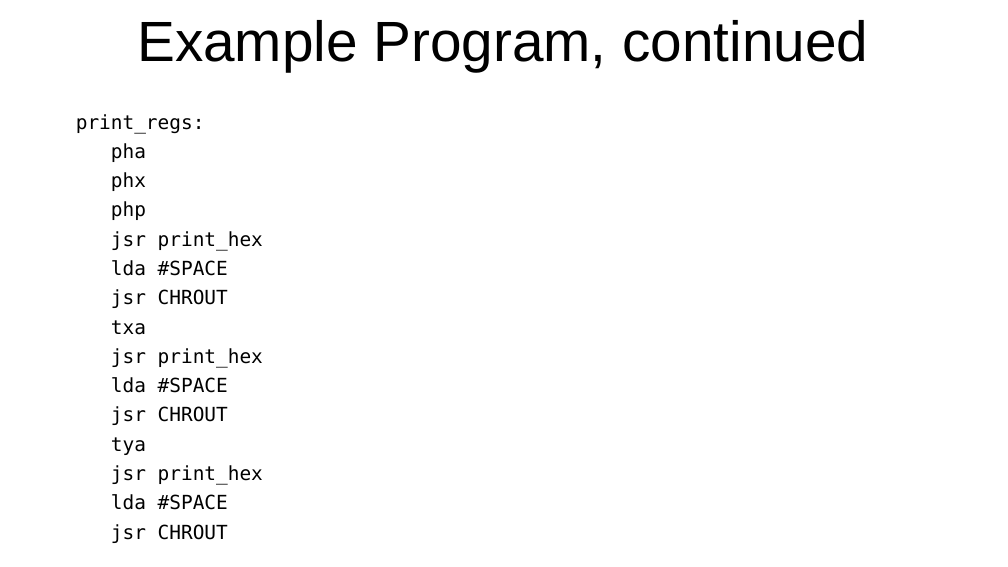
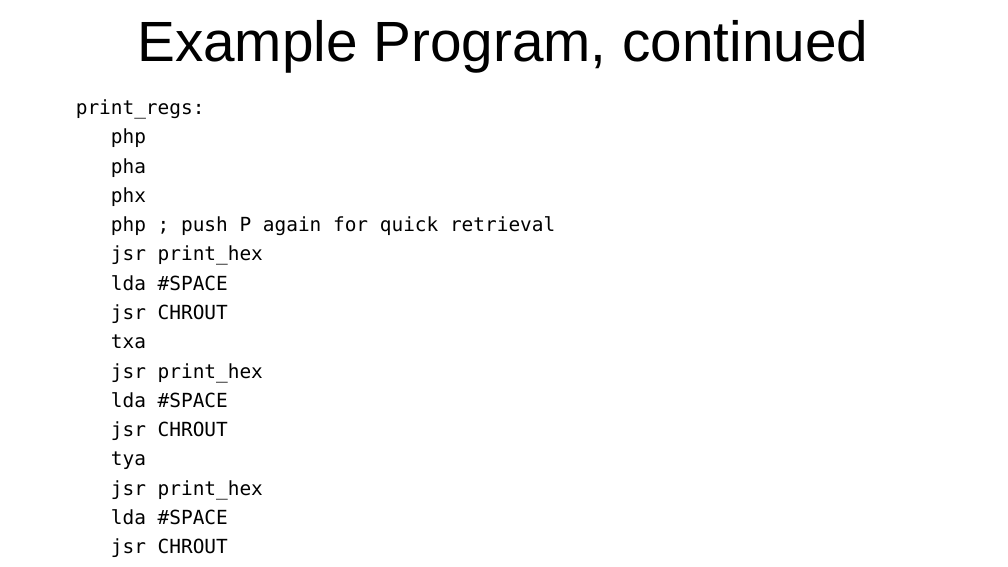
Before and after one commit to SlithyMatt/x16-assembly-tutorial, a slide deck: slide 20 of Lesson5/Lesson5.odp. Drawn at 1008x567 pixels with LibreOffice and Linux fonts; fonts in the diff are those of the drawing. Boxes give left, top, right and bottom in pixels: in the first picture for what was removed or moved away, otherwise in the second. Text is boxed around its words. In the diff, an @@ line names an element or a change of style, - is before the commit and + after.

```diff
--- a/Lesson5/Lesson5.odp
+++ b/Lesson5/Lesson5.odp
@@ text "print_regs:": place and size @@
-text "print_regs:" at [76, 114, 263, 510]
+text "print_regs:" at [76, 99, 555, 525]
@@ text at [111, 128, 146, 147]: paragraph added @@
+php
@@ text at [111, 216, 555, 235]: text changed @@
-php
+php ; push P again for quick retrieval
```
Also in this commit, not shown: 1 other slide changed, 2 other files.
